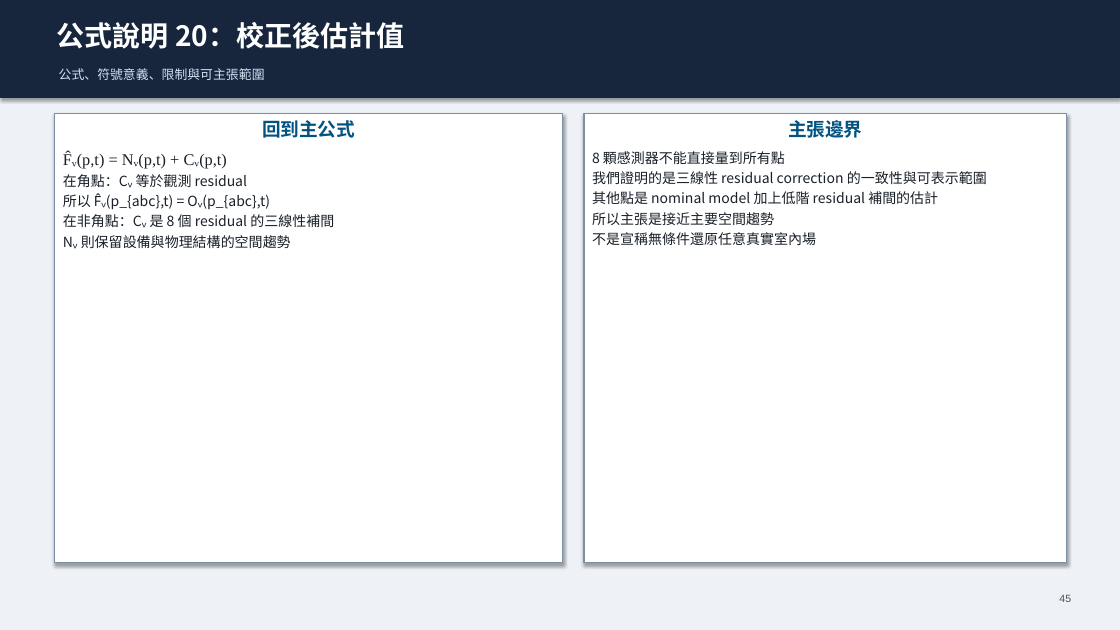
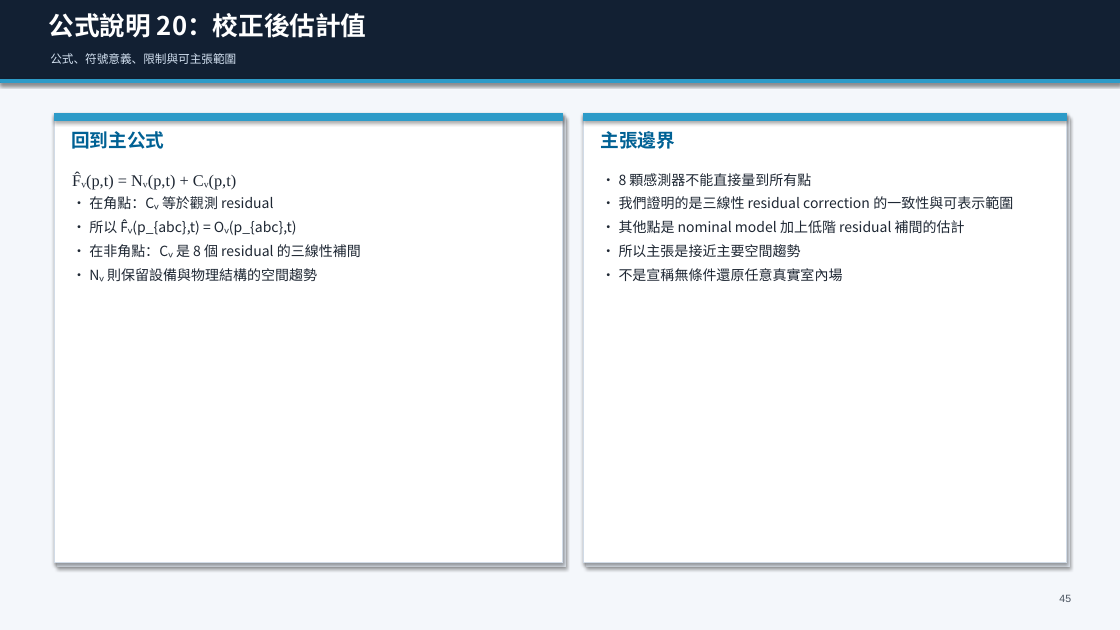
Before and after one commit to Yunitrish006006/A-Spatial-Digital-Twin-Prototype-for-Indoor-Spaces-with-Environmental-Factors, a slide deck: slide 45 of docs/papers/thesis/thesis_presentation_zh_30min.pptx. Drawn at 1120x630 pixels with LibreOffice and Linux fonts; fonts in the diff are those of the drawing. Boxes give left, top, right and bottom in pixels: in the first picture for what was removed or moved away, otherwise in the second. Text is boxed around its words. In the diff, an @@ line names an element or a change of style, - is before the commit and + after.

```diff
--- a/docs/papers/thesis/thesis_presentation_zh_30min.pptx
+++ b/docs/papers/thesis/thesis_presentation_zh_30min.pptx
@@ background #EEF2F7 to #F4F7FB @@
@@ rectangle: place and size @@
-rectangle at box(0, 0, 1120, 97)
+rectangle at box(0, 0, 1120, 82)
@@ rectangle at box(0, 0, 1120, 82): fill #17253D to #122033; outline #17253D 0.75 pt to #122033 0.75 pt @@
@@ text "公式說明 20：校正後估計值" at box(49, 13, 367, 38): size 24 to 22 pt @@
@@ text "公式、符號意義、限制與可主張範圍": place and size @@
-text "公式、符號意義、限制與可主張範圍" at box(59, 68, 265, 80)
+text "公式、符號意義、限制與可主張範圍" at box(50, 53, 236, 64)
@@ text "公式、符號意義、限制與可主張範圍" at box(50, 53, 236, 64): size 11 to 10 pt @@
@@ rectangle added at box(0, 80, 1120, 82), fill #2D9BC8, outline #2D9BC8 0.75 pt @@
@@ rectangle added at box(55, 113, 563, 563), fill #FFFFFF, outline #D1DBE7 0.8 pt @@
@@ rectangle added at box(55, 113, 563, 120), fill #2D9BC8, outline #2D9BC8 0.75 pt @@
@@ rectangle added at box(57, 117, 565, 566), fill #E2E8F0, outline #E2E8F0 0.75 pt @@
@@ rectangle added at box(584, 113, 1067, 563), fill #FFFFFF, outline #D1DBE7 0.8 pt @@
@@ rectangle added at box(584, 113, 1067, 120), fill #2D9BC8, outline #2D9BC8 0.75 pt @@
@@ rectangle added at box(586, 117, 1070, 566), fill #E2E8F0, outline #E2E8F0 0.75 pt @@
@@ text added at box(71, 131, 164, 149), 16 pt, text #006194, bold @@
+回到主公式
@@ text at box(262, 120, 355, 138): paragraph removed @@
-回到主公式
@@ text added at box(601, 131, 675, 149), 16 pt, text #006194, bold @@
+主張邊界
@@ text "F̂ᵥ(p,t) = Nᵥ(p,t) + Cᵥ(p,t)" at box(72, 173, 361, 281): fill #FFFFFF to none; outline #7C8FA5 1.2 pt to none; shadow off @@
@@ text at box(72, 173, 236, 190): text colour #192028 to #1E2733 in "F̂ᵥ(p,t) = Nᵥ(p,t) + Cᵥ(p,t)"; line spacing 1 to 1.08; less space between paragraphs @@
@@ text "F̂ᵥ(p,t) = Nᵥ(p,t) + Cᵥ(p,t)": place and size @@
-text "F̂ᵥ(p,t) = Nᵥ(p,t) + Cᵥ(p,t)" at box(55, 113, 563, 563)
+text "F̂ᵥ(p,t) = Nᵥ(p,t) + Cᵥ(p,t)" at box(72, 173, 361, 281)
@@ text "• 8 顆感測器不能直接量到所有點": place and size @@
-text "• 8 顆感測器不能直接量到所有點" at box(584, 113, 1067, 563)
+text "• 8 顆感測器不能直接量到所有點" at box(619, 173, 1013, 281)
@@ text "• 8 顆感測器不能直接量到所有點" at box(619, 173, 1013, 281): fill #FFFFFF to none; outline #7C8FA5 1.2 pt to none; shadow off @@
@@ text at box(619, 173, 1013, 281): text changed; text colour #192028 to #1E2733 @@
-主張邊界
-8 顆感測器不能直接量到所有點
-我們證明的是三線性 residual correction 的一致性與可表示範圍
-其他點是 nominal model 加上低階 residual 補間的估計
-所以主張是接近主要空間趨勢
-不是宣稱無條件還原任意真實室內場
+• 8 顆感測器不能直接量到所有點
+• 我們證明的是三線性 residual correction 的一致性與可表示範圍
+• 其他點是 nominal model 加上低階 residual 補間的估計
+• 所以主張是接近主要空間趨勢
+• 不是宣稱無條件還原任意真實室內場
@@ text at box(89, 196, 361, 281): text changed; text colour #192028 to #1E2733 @@
-在角點：Cᵥ 等於觀測 residual
-所以 F̂ᵥ(p_{abc},t) = Oᵥ(p_{abc},t)
-在非角點：Cᵥ 是 8 個 residual 的三線性補間
-Nᵥ 則保留設備與物理結構的空間趨勢
+• 在角點：Cᵥ 等於觀測 residual
+• 所以 F̂ᵥ(p_{abc},t) = Oᵥ(p_{abc},t)
+• 在非角點：Cᵥ 是 8 個 residual 的三線性補間
+• Nᵥ 則保留設備與物理結構的空間趨勢
```
Also in this commit, not shown: 52 other slides changed, 2 other files.
